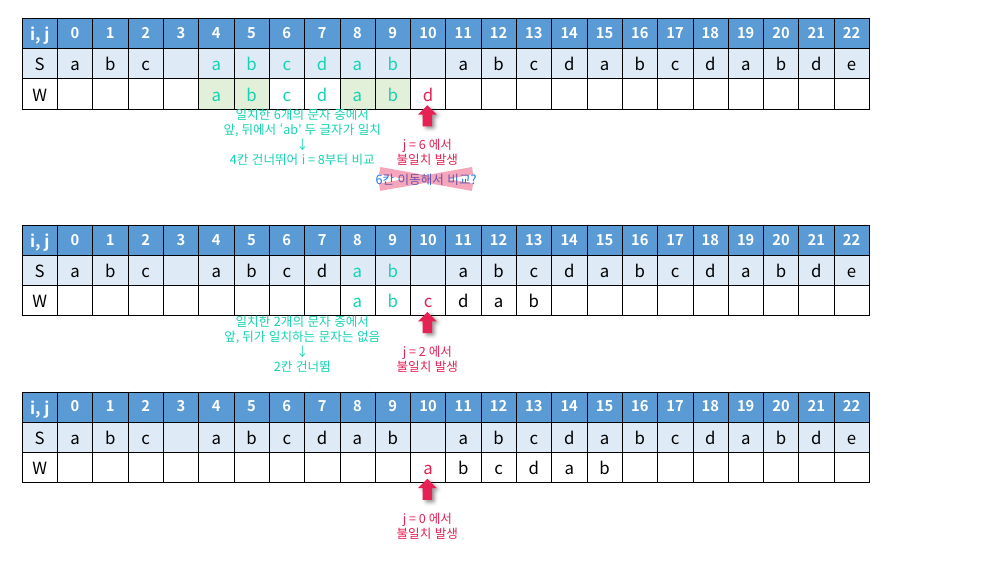
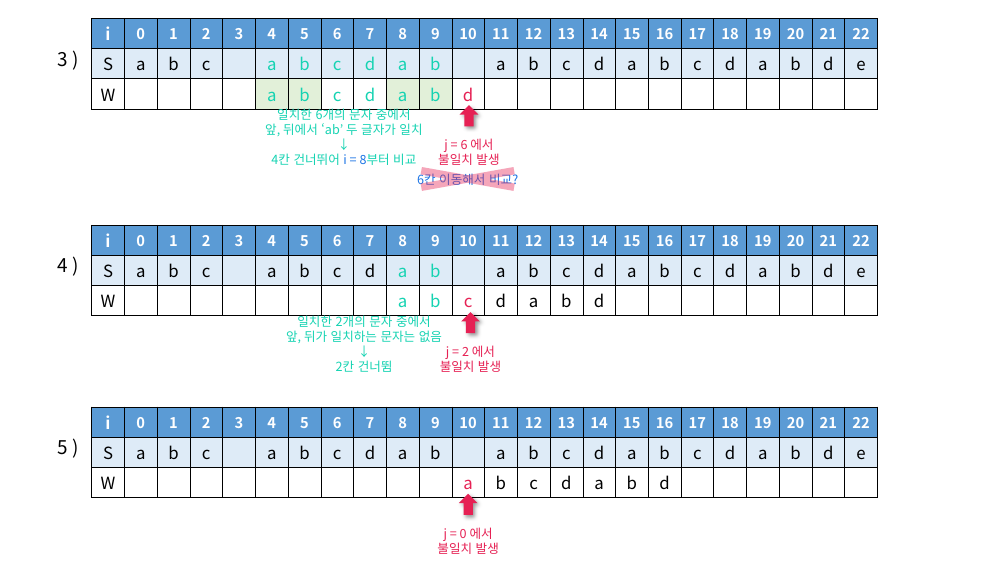
Before and after one commit to siwon-park/Algorithm-DataStructure, a slide deck: slide 8 of 기타/pptx.pptx. Drawn at 1008x567 pixels with LibreOffice and Linux fonts; fonts in the diff are those of the drawing. Boxes give left, top, right and bottom in pixels: in the first picture for what was removed or moved away, otherwise in the second. Text is boxed around its words. In the diff, an @@ line names an element or a change of style, - is before the commit and + after.

```diff
--- a/기타/pptx.pptx
+++ b/기타/pptx.pptx
@@ table at (x1=91, y1=18, x2=872, y2=281) @@
-row 1, column 1: i, j
+row 1, column 1: i
@@ table resized from (x1=22, y1=18, x2=875, y2=281) to (x1=91, y1=18, x2=872, y2=281) @@
@@ text added at (x1=58, y1=52, x2=68, y2=67), 18 pt, text #000000 @@
+3 )
@@ text "일치한 6개의 문자 중에서 앞, ..." at (x1=265, y1=106, x2=422, y2=165): text colour #15D3B2 to #1D75E5 in "i = 8부터" @@
@@ 3 texts, 1 down arrow, 1 cross moved together from (x1=224, y1=105, x2=515, y2=195) to (x1=265, y1=105, x2=557, y2=195) @@
@@ table at (x1=91, y1=225, x2=872, y2=312) @@
-row 1, column 1: i, j
+row 1, column 1: i
-row 3, column 16: 
+row 3, column 16: d
@@ table resized from (x1=22, y1=225, x2=875, y2=479) to (x1=91, y1=225, x2=872, y2=312) @@
@@ text added at (x1=58, y1=258, x2=68, y2=272), 18 pt, text #000000 @@
+4 )
@@ text "일치한 2개의 문자 중에서 앞, ..." moved from (x1=224, y1=313, x2=380, y2=372) to (x1=286, y1=313, x2=442, y2=372) @@
@@ down arrow moved from (x1=418, y1=312, x2=437, y2=333) to (x1=461, y1=312, x2=480, y2=333) @@
@@ text "j = 2 에서 불일치 ..." moved from (x1=397, y1=345, x2=458, y2=372) to (x1=440, y1=345, x2=501, y2=372) @@
@@ table at (x1=91, y1=407, x2=872, y2=494) @@
-row 1, column 1: i, j
+row 1, column 1: i
-row 3, column 18: 
+row 3, column 18: d
@@ table resized from (x1=22, y1=392, x2=875, y2=478) to (x1=91, y1=407, x2=872, y2=494) @@
@@ text added at (x1=58, y1=440, x2=68, y2=455), 18 pt, text #000000 @@
+5 )
@@ down arrow moved from (x1=418, y1=479, x2=437, y2=500) to (x1=459, y1=494, x2=478, y2=515) @@
@@ text "j = 0 에서 불일치 ..." moved from (x1=397, y1=512, x2=458, y2=539) to (x1=437, y1=527, x2=499, y2=554) @@
```
Also in this commit, not shown: 1 other slide changed, 1 slide added, 1 other file.
